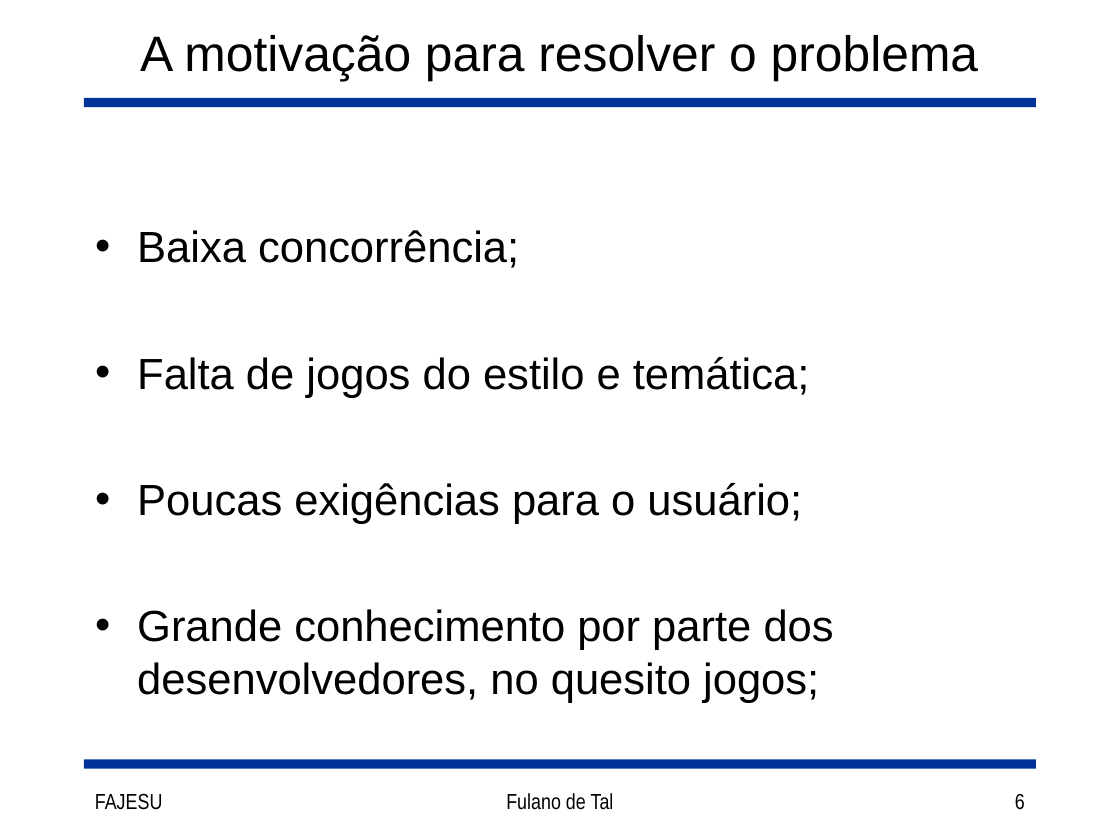
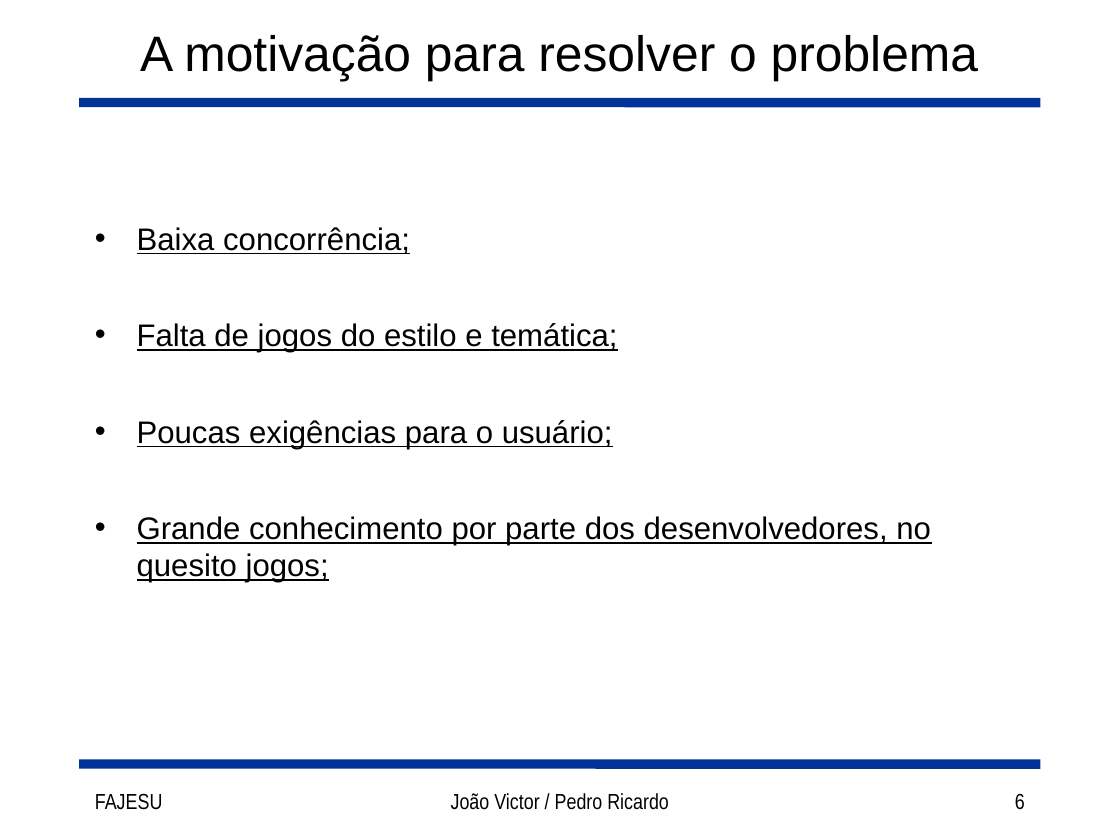
Before and after one commit to joaorocha/tcc-got-v1, a slide deck: slide 6 of docs/Slides.ppt. Drawn at 1120x840 pixels with LibreOffice and Linux fonts; fonts in the diff are those of the drawing. Boxes give left, top, right and bottom in pixels: in the first picture for what was removed or moved away, otherwise in the second. Text is boxed around its words. In the diff, an @@ line names an element or a change of style, - is before the commit and + after.

```diff
--- a/docs/Slides.ppt
+++ b/docs/Slides.ppt
@@ text "Baixa concorrência;" at bbox=[137, 227, 931, 583]: size 28 to 20 pt, underline on; indent changed @@
@@ text at bbox=[451, 793, 669, 810]: text changed @@
-Fulano de Tal
+João Victor / Pedro Ricardo
```
Also in this commit, not shown: 10 other slides changed, 8 other files.
